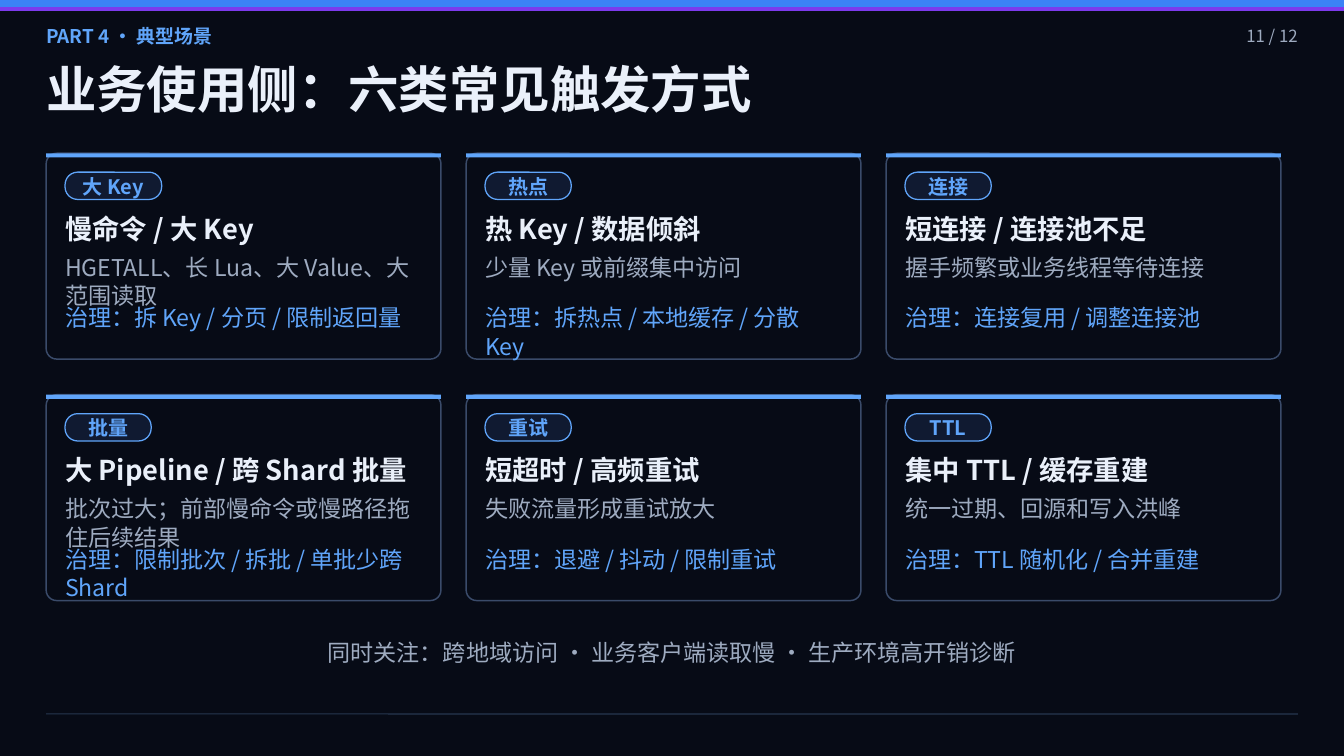
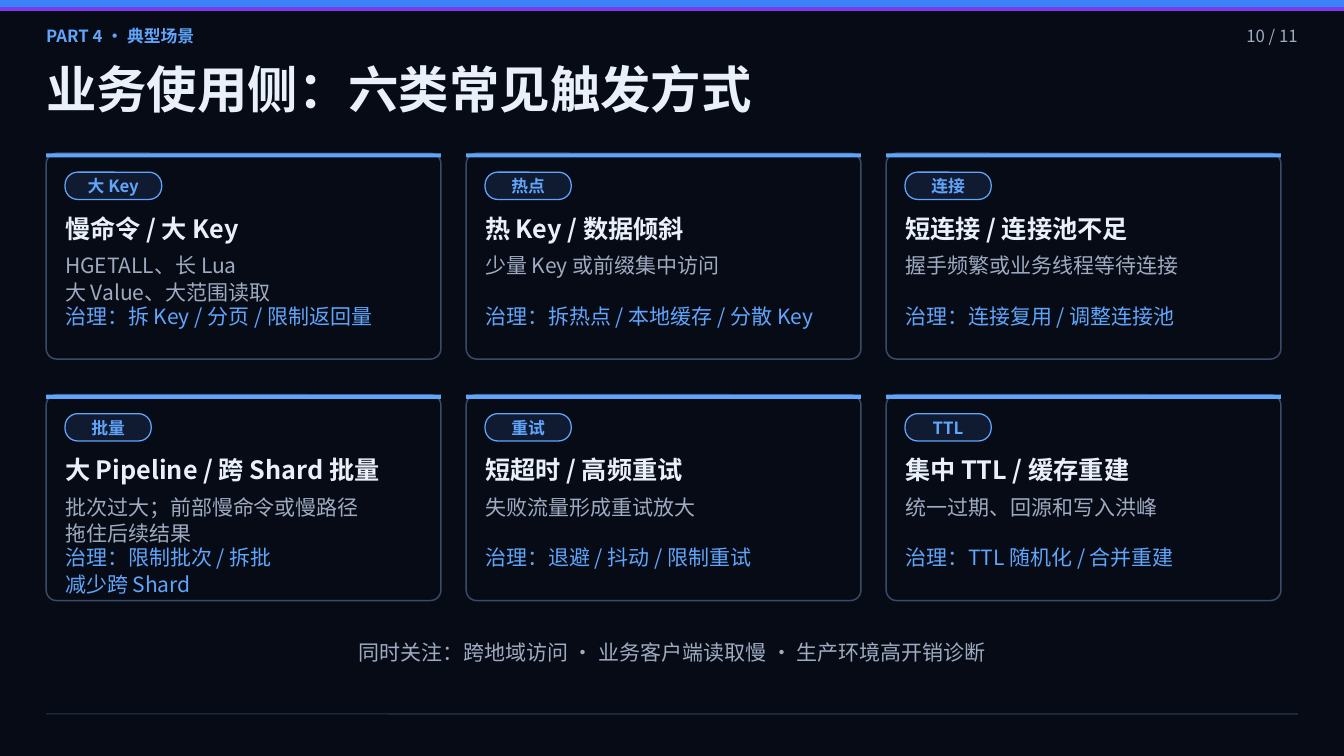
Before and after one commit to ly989264/PPTs, a slide deck: slide 10 of 01-redis_p99_sre_training_ppt_v5.pptx (slide 11 before the commit). Drawn at 1344x756 pixels with LibreOffice and Linux fonts; fonts in the diff are those of the drawing. Boxes give left, top, right and bottom in pixels: in the first picture for what was removed or moved away, otherwise in the second. Text is boxed around its words. In the diff, an @@ line names an element or a change of style, - is before the commit and + after.

```diff
--- a/01-redis_p99_sre_training_ppt_v5.pptx
+++ b/01-redis_p99_sre_training_ppt_v5.pptx
@@ text "PART 4 · 典型场景" at (x1=46, y1=27, x2=194, y2=44): size 13.5 to 12 pt @@
@@ text at (x1=1246, y1=29, x2=1298, y2=42): text changed @@
-11 / 12
+10 / 11
@@ text at (x1=65, y1=255, x2=271, y2=302): text changed; size 16.5 to 15 pt @@
-HGETALL、长 Lua、大 Value、大范围读取
+HGETALL、长 Lua
+大 Value、大范围读取
@@ size 14.2 to 12 pt in 6 elements at (x1=66, y1=172, x2=162, y2=200), (x1=485, y1=172, x2=571, y2=200), (x1=905, y1=172, x2=991, y2=200), (x1=66, y1=413, x2=151, y2=441), (x1=485, y1=413, x2=571, y2=441), (x1=905, y1=413, x2=991, y2=441) @@
@@ size 19.5 to 18 pt in 6 elements at (x1=65, y1=216, x2=239, y2=244), (x1=485, y1=216, x2=684, y2=244), (x1=905, y1=216, x2=1128, y2=241), (x1=65, y1=454, x2=379, y2=486), (x1=485, y1=457, x2=683, y2=481), (x1=905, y1=457, x2=1129, y2=482) @@
@@ text at (x1=65, y1=497, x2=359, y2=543): text changed; size 16.5 to 15 pt @@
-批次过大；前部慢命令或慢路径拖住后续结果
+批次过大；前部慢命令或慢路径
+拖住后续结果
@@ text at (x1=65, y1=547, x2=272, y2=594): text changed; size 16.5 to 15 pt @@
-治理：限制批次 / 拆批 / 单批少跨 Shard
+治理：限制批次 / 拆批
+减少跨 Shard
@@ size 16.5 to 15 pt in 10 elements at (x1=65, y1=306, x2=372, y2=329), (x1=485, y1=255, x2=720, y2=278), (x1=485, y1=306, x2=813, y2=329), (x1=905, y1=255, x2=1178, y2=275), (x1=905, y1=306, x2=1175, y2=326), (x1=485, y1=497, x2=695, y2=517), (x1=485, y1=547, x2=751, y2=567), (x1=905, y1=497, x2=1157, y2=517), (x1=905, y1=547, x2=1174, y2=567), (x1=358, y1=642, x2=986, y2=662) @@
```
Also in this commit, not shown: 10 other slides changed, 1 slide removed, 1 other file.
